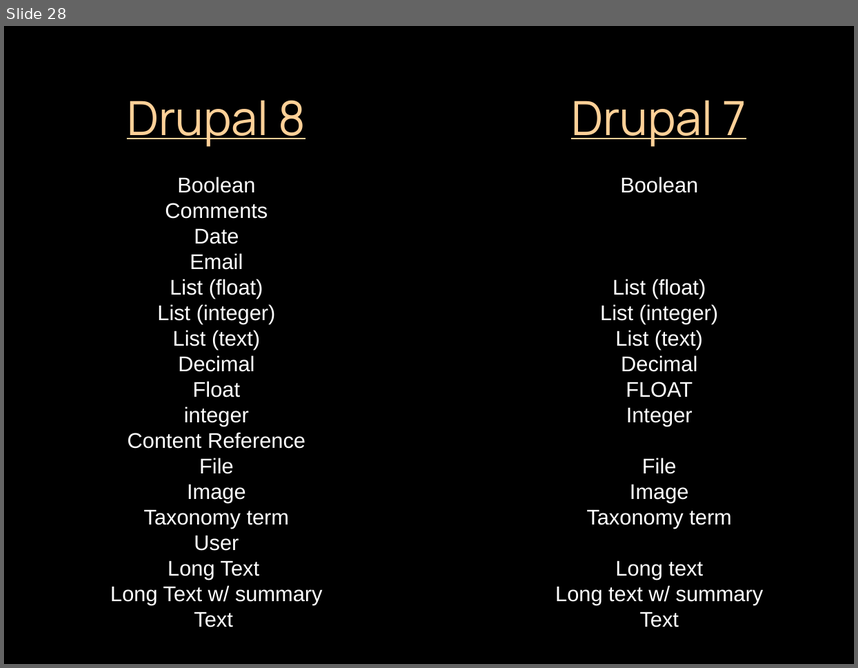
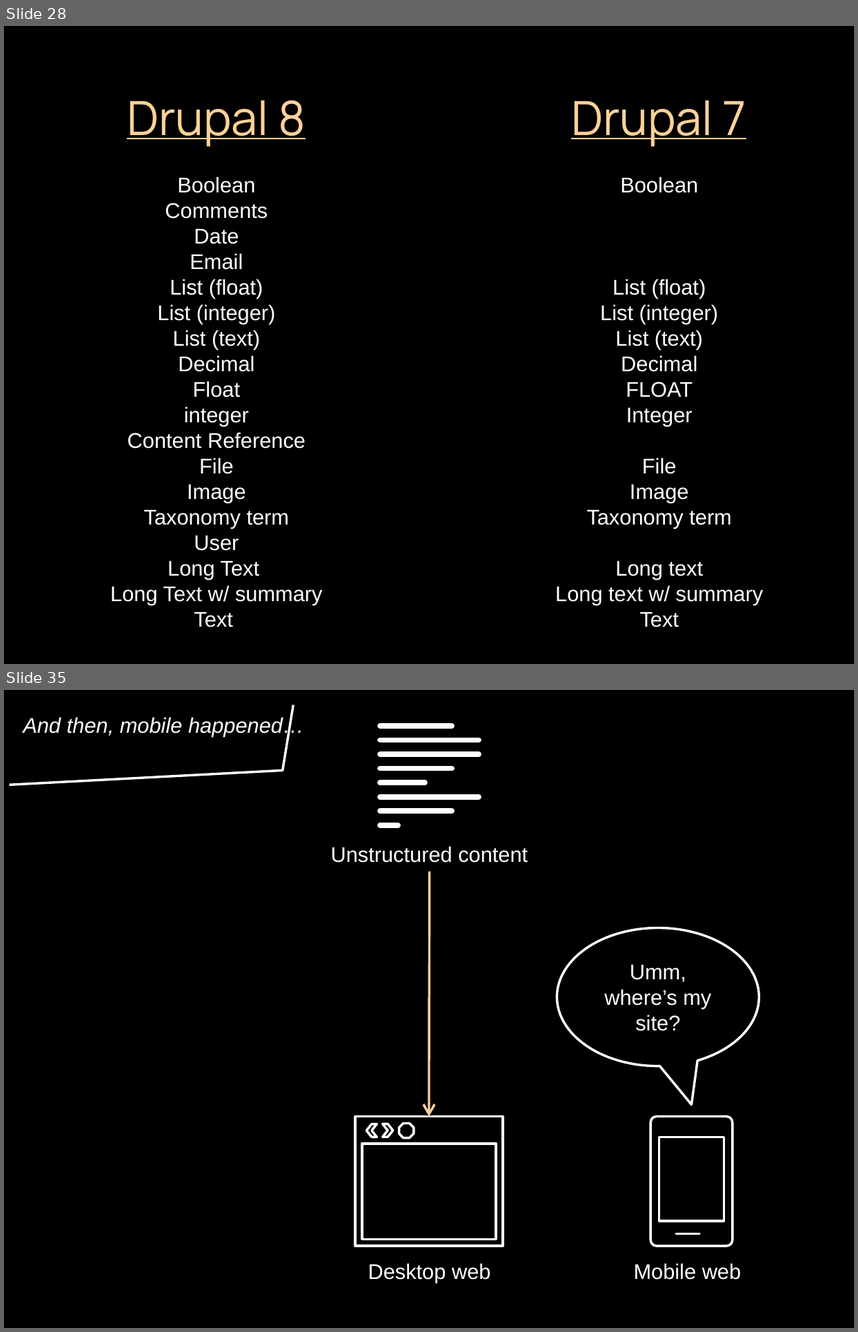
Before and after one commit to socketwench/introToContentTypes, a slide deck: src/introToContentTypes.pptx. Shown one above the other, each under a label of ours: slide 28 before the commit, slides 28 and 35 after it; the slides between them are not shown. The pictures are 858x668 and 858x1332 pixels, drawn with LibreOffice and Linux fonts; fonts in the diff are those of the drawing. Boxes give left, top, right and bottom in pixels: in the first picture for what was removed or moved away, otherwise in the second. Text is boxed around its words. In the diff, an @@ line names an element or a change of style, - is before the commit and + after.

Commit message:
Added most of Why Structure Content section.

```diff
--- a/src/introToContentTypes.pptx
+++ b/src/introToContentTypes.pptx
@@ slide 35 added at [4,690,854,1328], background #000000 @@
@@ freeform shape added at [9,705,293,785], outline #FFFFFF 2 pt @@
@@ text added at [23,716,304,736], 18 pt, text #FFFFFF, italic @@
+And then, mobile happened…
@@ group added at [380,726,479,825]: 8 lines @@
@@ text added at [331,846,528,862], 18 pt, text #FFFFFF @@
+Unstructured content
@@ curved arrow added from (429, 871) to (429, 1116), #FFD198 2 pt @@
@@ speech bubble added at [557,928,760,1066], outline #FFFFFF 2 pt, 18 pt, text #FFFFFF @@
+Umm, where’s my site?
@@ group added at [355,1116,503,1245]: 2 rectangles, 2 chevrons, 1 octagon @@
@@ rounded rectangle added at [651,1116,733,1245], outline #FFFFFF 2 pt @@
@@ rectangle added at [660,1136,724,1221], outline #FFFFFF 2 pt @@
@@ line added from (677, 1233) to (700, 1233), #FFFFFF 2 pt @@
@@ text added at [368,1263,490,1282], 18 pt, text #FFFFFF @@
+Desktop web
@@ text added at [634,1263,741,1279], 18 pt, text #FFFFFF @@
+Mobile web
```
Also in this commit, not shown: 1 slide changed, 19 other slides added, 15 other files.
